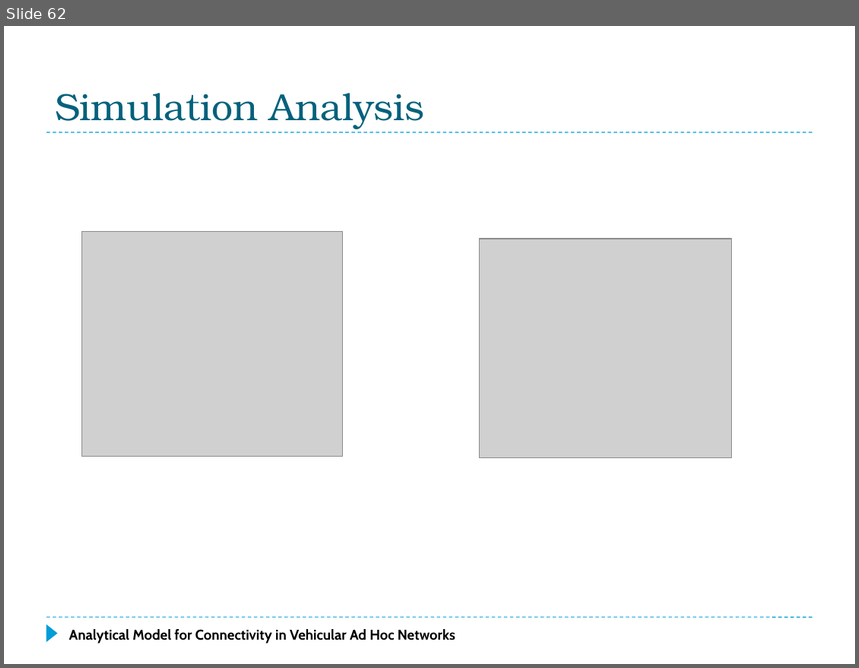
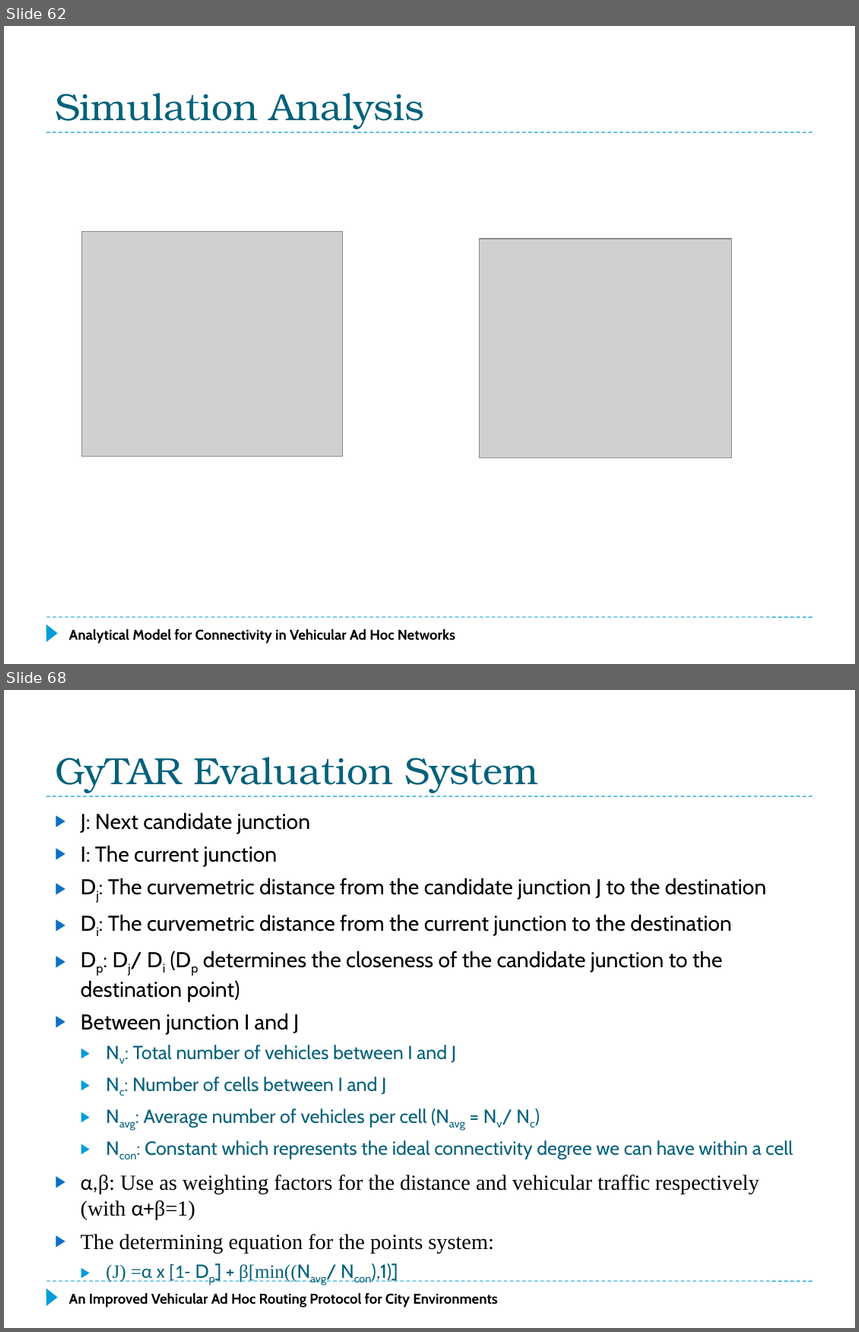
Before and after one commit to f33losopher/EEMaster_VANET, a slide deck: VANET_Felix.pptx. Shown one above the other, each under a label of ours: slide 62 before the commit, slides 62 and 68 after it; the slides between them are not shown. The pictures are 859x668 and 859x1332 pixels, drawn with LibreOffice and Linux fonts; fonts in the diff are those of the drawing; grey boxes stand for pictures. Boxes give left, top, right and bottom in pixels: in the first picture for what was removed or moved away, otherwise in the second. Text is boxed around its words. In the diff, an @@ line names an element or a change of style, - is before the commit and + after.

Commit message:
Started the last paper's power point

```diff
--- a/VANET_Felix.pptx
+++ b/VANET_Felix.pptx
@@ slide 68 added at [4,690,855,1328], background #FFFFFF; not listed: 3 template elements that a slide beside it also shows @@
@@ title added at [55,757,538,793], 32 pt, text #04617B @@
+GyTAR Evaluation System
@@ text added at [81,812,793,1283], 18.2 pt, text #000000 @@
+▶ J: Next candidate junction
+▶ I: The current junction
+▶ Dj: The curvemetric distance from the candidate junction J to the destination
+▶ Di: The curvemetric distance from the current junction to the destination
+▶ Dp: Dj/ Di (Dp determines the closeness of the candidate junction to the destination point)
+▶ Between junction I and J
+  ▶ Nv: Total number of vehicles between I and J
+  ▶ Nc: Number of cells between I and J
+  ▶ Navg: Average number of vehicles per cell (Navg = Nv/ Nc)
+  ▶ Ncon: Constant which represents the ideal connectivity degree we can have within a cell
+▶ α,β: Use as weighting factors for the distance and vehicular traffic respectively (with α+β=1)
+▶ The determining equation for the points system:
+  ▶ (J) =α x [1- Dp] + β[min((Navg/ Ncon),1)]
@@ text added at [69,1293,497,1308], 12 pt, text #000000, bold @@
+An Improved Vehicular Ad Hoc Routing Protocol for City Environments
```
Also in this commit, not shown: 8 other slides added, 1 other file.
